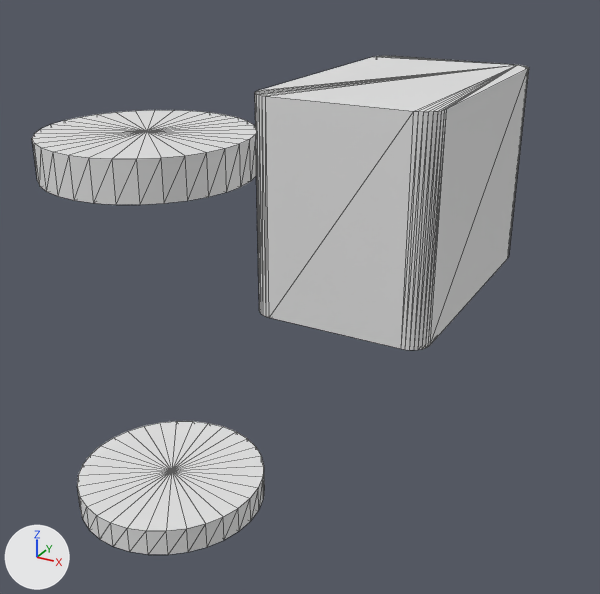
Renders of the OBJ model sim/model/meshes_kitoru_v20/vis_L_shank_c8c8f99.obj from each side of a commit.
The view is the same before and after, from a 50 mm lens placed at (49.7, -60.8, 37.9), pointed at (-5.1, 39.0, -12.0). Lighting does not change. The marker at lower left points along +X, +Y and +Z. The first picture is the older version. Mesh edges are drawn as thin lines. Where no turn or scale is listed for an object, it has been applied to the vertices.

Before the edit, the objects in view are built like this:
```python
me_vis_l_shank_c8c8f99 = bpy.data.meshes.new('vis_L_shank_c8c8f99')
me_vis_l_shank_c8c8f99.from_pydata(...)  # 204 vertices, 396 faces; spans x -14.2..14.2, y -10.3..86.2, z -20.0..20.9
ob_vis_l_shank_c8c8f99 = bpy.data.objects.new('vis_L_shank_c8c8f99', me_vis_l_shank_c8c8f99)
ob_vis_l_shank_c8c8f99.location = (0.0, 0.0, 0.0)
```
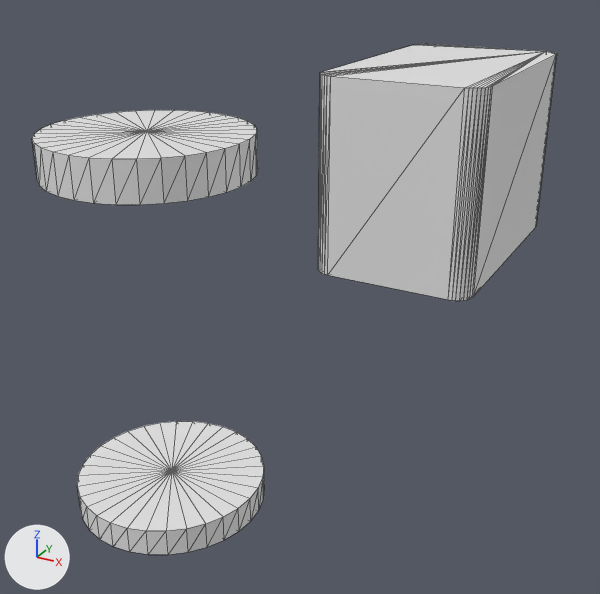
Location of each change, [x1, y1, x2, y2] in pixels of the pictures (600 x 594 px; the box of a moved part takes in the faces that stretch with it):
'vis_L_shank_c8c8f99', reshaped
    before: [32, 56, 529, 555]
    after: [32, 44, 557, 555]
part 1 of me_vis_l_shank_c8c8f99, moved or reshaped
    before: [255, 56, 529, 350]
    after: [318, 44, 557, 301]

The change, as a list of edits to the scene's bpy script:
```text
Change me_vis_l_shank_c8c8f99:
    used by ob_vis_l_shank_c8c8f99; location = (0.0, 0.0, 0.0)
    remove me_vis_l_shank_c8c8f99.from_pydata(...)  # 204 vertices, 396 faces; spans x -14.2..14.2, y -10.3..86.2, z -20.0..20.9
    add me_vis_l_shank_c8c8f99.from_pydata(...)  # 204 vertices, 396 faces; spans x -14.2..14.2, y -10.3..106.2, z -20.0..20.9
    me_vis_l_shank_c8c8f99 part 1: the loose piece of 72 vertices spanning x -14.2..14.2, y 39.8..86.2, z -17.0..17.0 is moved by (0.0, 20.0, 0.0)
```
